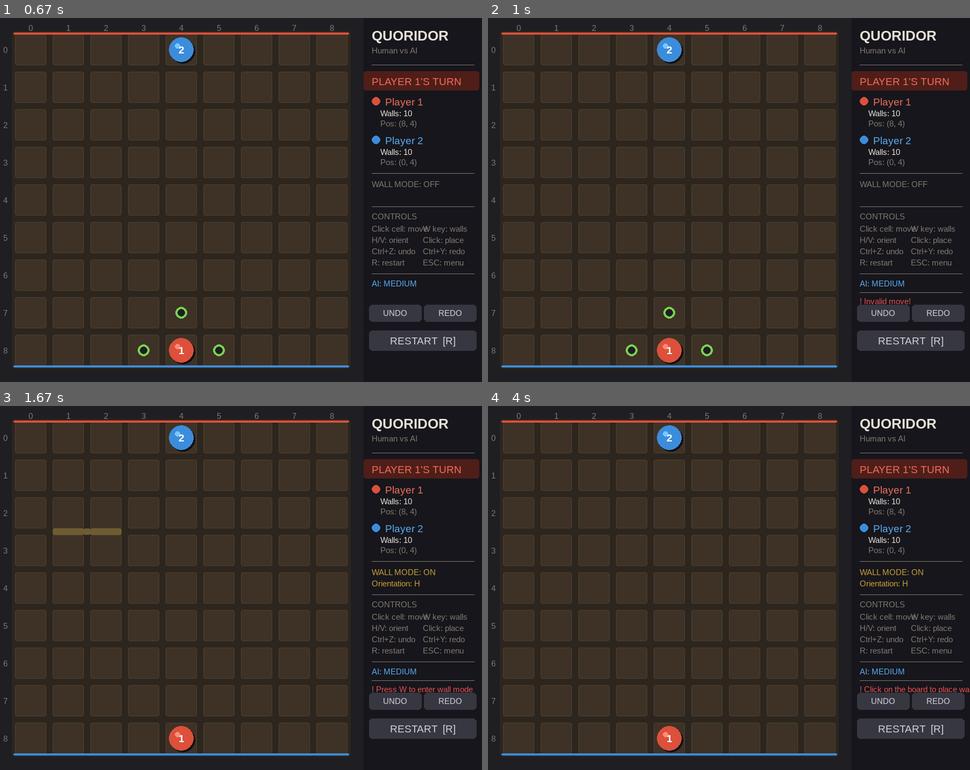
Above: before the commit, frames 1-4 (two rows, left to right).
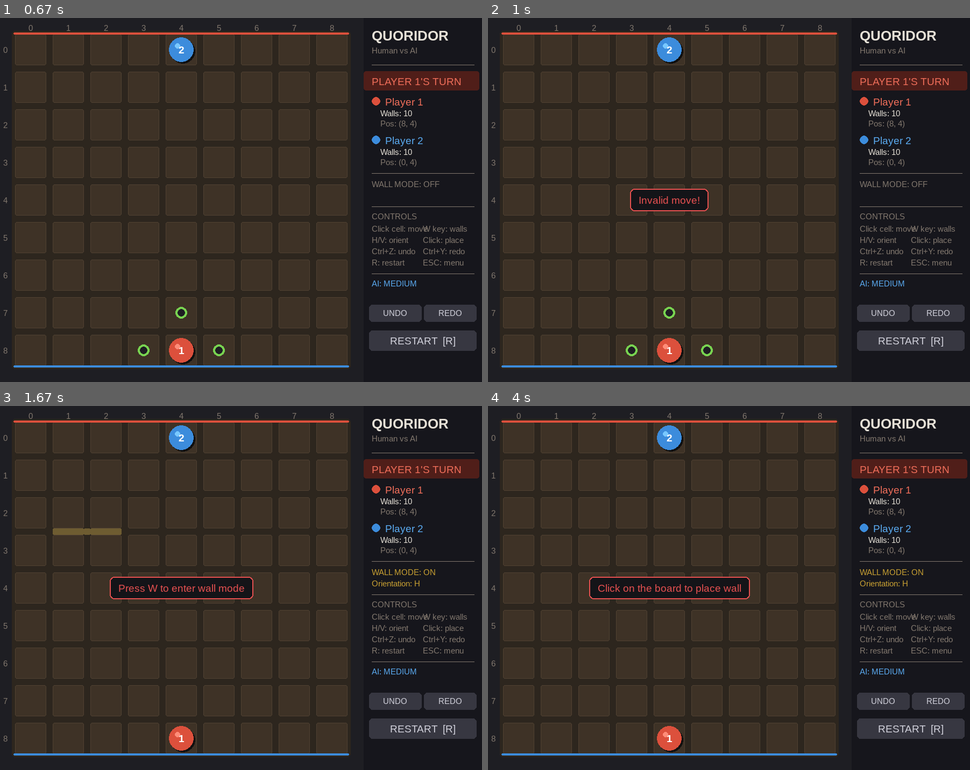
Above: after the commit, the same moments.

Repository: Beshoy-Zaki/Quoridor-Game-Project
Game: pygame game, started from pygame_gui.py
Two runs of this game, one before a commit and one after it. Both use one fixed random seed, a clock stepped at 60 frames per second and the inputs below.
Inputs (mouse positions are in pixels of both pictures, inside the frame that each line leads up to):
- Up to frame 1 (0.67 s): click (241, 200) at 0.38 s
- Up to frame 2 (1 s): click (729, 225) at 0.72 s
- Up to frame 3 (1.67 s): click (91, 533) at 1.05 s; tap W at 1.33 s
- Up to frame 4 (4 s): click (738, 467) at 1.72 s; click (704, 682) at 2.05 s; click (912, 726) at 2.38 s; click (661, 511) at 2.72 s; tap W at 3.57 s; click (897, 657) at 3.88 s

Frame 1 is identical in both runs. In frame 2, 1.1% of the frame differs, in the area x 29-99%, y 46-79%; in frame 3, 2.0%; in frame 4, 2.2%, in the area x 20-100%, y 46-79%.

Commit message:
fix invalid wall placement

Diff:
--- a/pygame_gui.py
+++ b/pygame_gui.py
@@ -290,11 +290,7 @@
         y += diff_label.get_height() + 8
 
     if error_msg:
-        pygame.draw.line(surface, C_TEXT_DIM, (x, y), (x + SIDEBAR_W - 30, y))
-        y += 8
-        err_label = font_small.render("! " + error_msg, True, C_ERROR_TEXT)
-        surface.blit(err_label, (x, y))
-        y += err_label.get_height() + 6
+        y += 6
 
     if game.game_over:
         button_top = WIN_H - 144
@@ -718,6 +714,29 @@
         fonts,
     )
 
+    if error_msg:
+        msg = fonts[1].render(error_msg, True, C_ERROR_TEXT)
+        padding_x = 16
+        padding_y = 10
+        box_w = msg.get_width() + padding_x * 2
+        box_h = msg.get_height() + padding_y * 2
+        center_x = MARGIN + BOARD_PX // 2
+        center_y = MARGIN + BOARD_PX // 2
+        box_rect = pygame.Rect(
+            center_x - box_w // 2,
+            center_y - box_h // 2,
+            box_w,
+            box_h,
+        )
+        pygame.draw.rect(screen, (20, 20, 24), box_rect, border_radius=8)
+        pygame.draw.rect(screen, C_ERROR_TEXT, box_rect, width=2, border_radius=8)
+        screen.blit(
+            msg,
+            (
+                box_rect.x + padding_x,
+                box_rect.y + padding_y,
+            ),
+        )
 
 def main():
     pygame.init()
